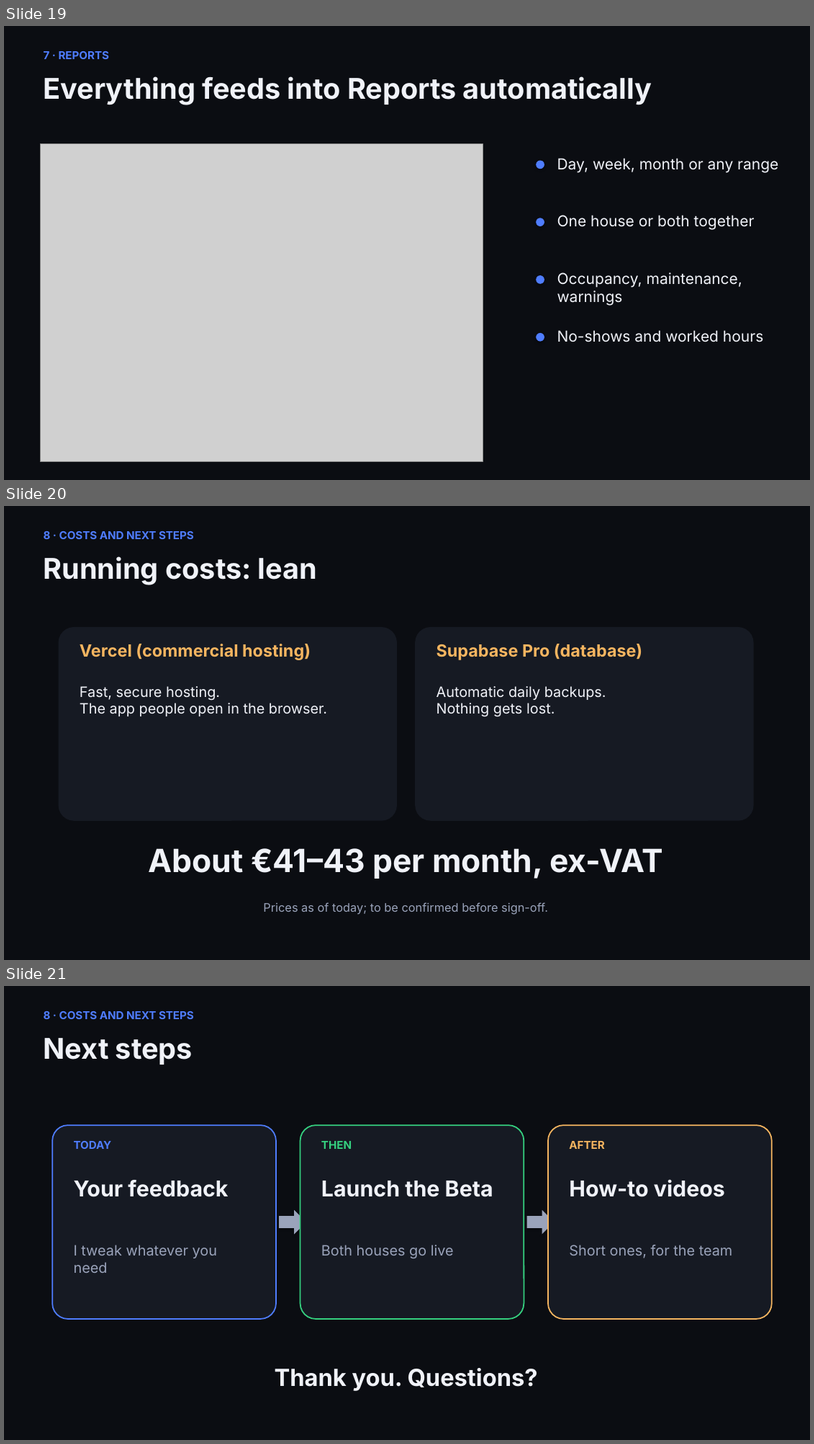
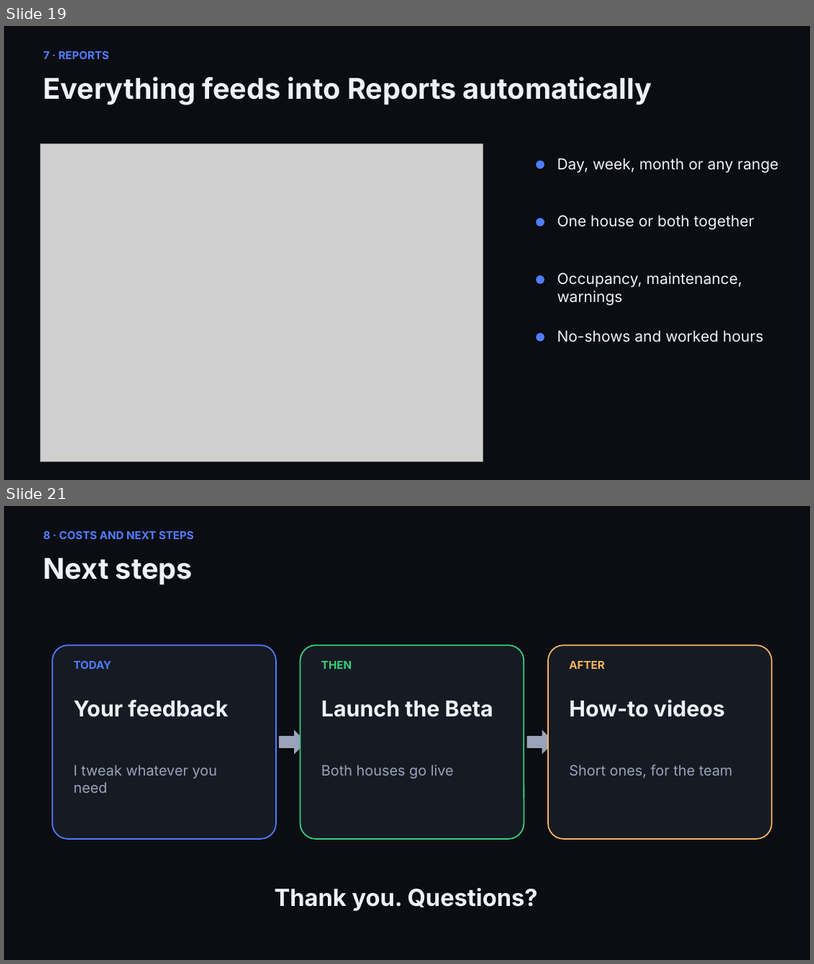
Before and after one commit to catto771-star/vinny001, a slide deck: docs/presentation/DS-Lodge-Boss-Presentation.pptx. Shown one above the other, each under a label of ours: slides 19, 20 and 21 before the commit, slides 19 and 21 after it; the slides between them are not shown. The pictures are 814x1444 and 814x964 pixels, drawn with LibreOffice and Linux fonts; fonts in the diff are those of the drawing; grey boxes stand for pictures. Boxes give left, top, right and bottom in pixels: in the first picture for what was removed or moved away, otherwise in the second. Text is boxed around its words. In the diff, an @@ line names an element or a change of style, - is before the commit and + after.

```diff
--- a/docs/presentation/DS-Lodge-Boss-Presentation.pptx
+++ b/docs/presentation/DS-Lodge-Boss-Presentation.pptx
@@ slide 20 removed at (4, 506, 810, 960), background #0B0D12 @@
@@ text removed at (44, 531, 194, 539) @@
-8 · COSTS AND NEXT STEPS
@@ text removed at (44, 556, 317, 585) @@
-Running costs: lean
@@ rounded rectangle removed at (59, 627, 397, 821) @@
@@ rounded rectangle removed at (415, 627, 754, 821) @@
@@ text removed at (80, 644, 311, 660) @@
-Vercel (commercial hosting)
@@ text removed at (437, 644, 643, 660) @@
-Supabase Pro (database)
@@ text removed at (80, 686, 327, 716) @@
-Fast, secure hosting.
-The app people open in the browser.
@@ text removed at (437, 686, 607, 717) @@
-Automatic daily backups.
-Nothing gets lost.
@@ text removed at (149, 848, 664, 878) @@
-About €41–43 per month, ex-VAT
@@ text removed at (263, 902, 548, 914) @@
-Prices as of today; to be confirmed before sign-off.
```
Also in this commit, not shown: 4 slides changed, 1 slide added, 2 other files.
